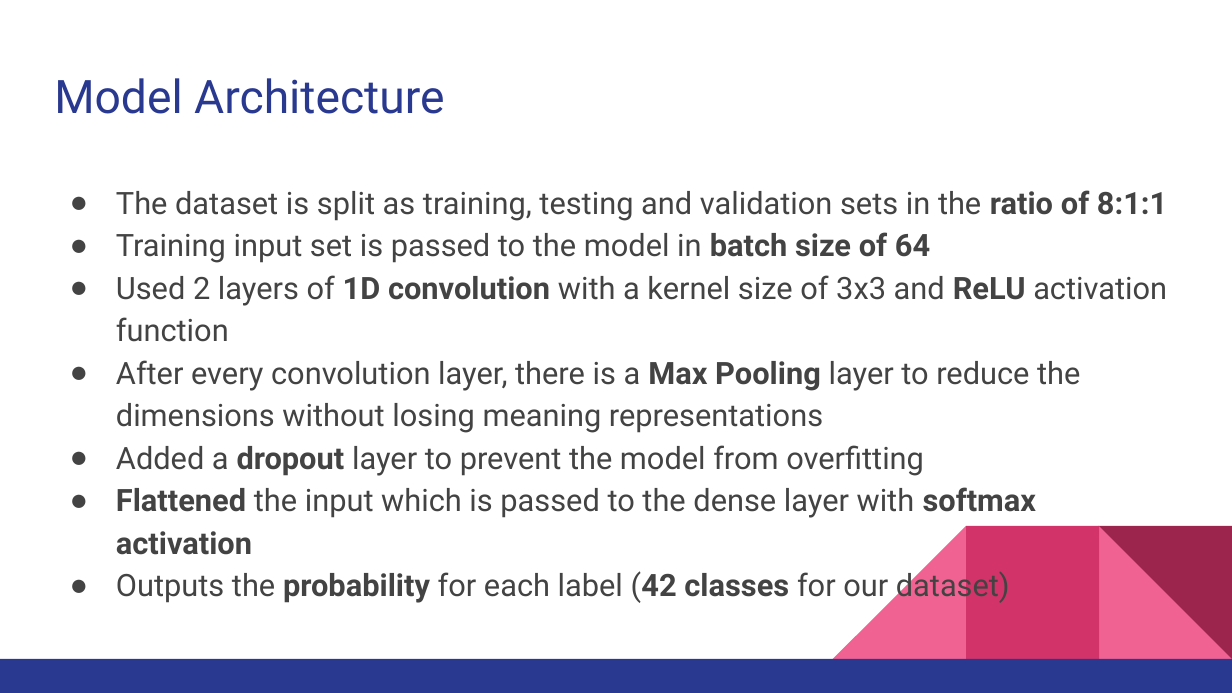
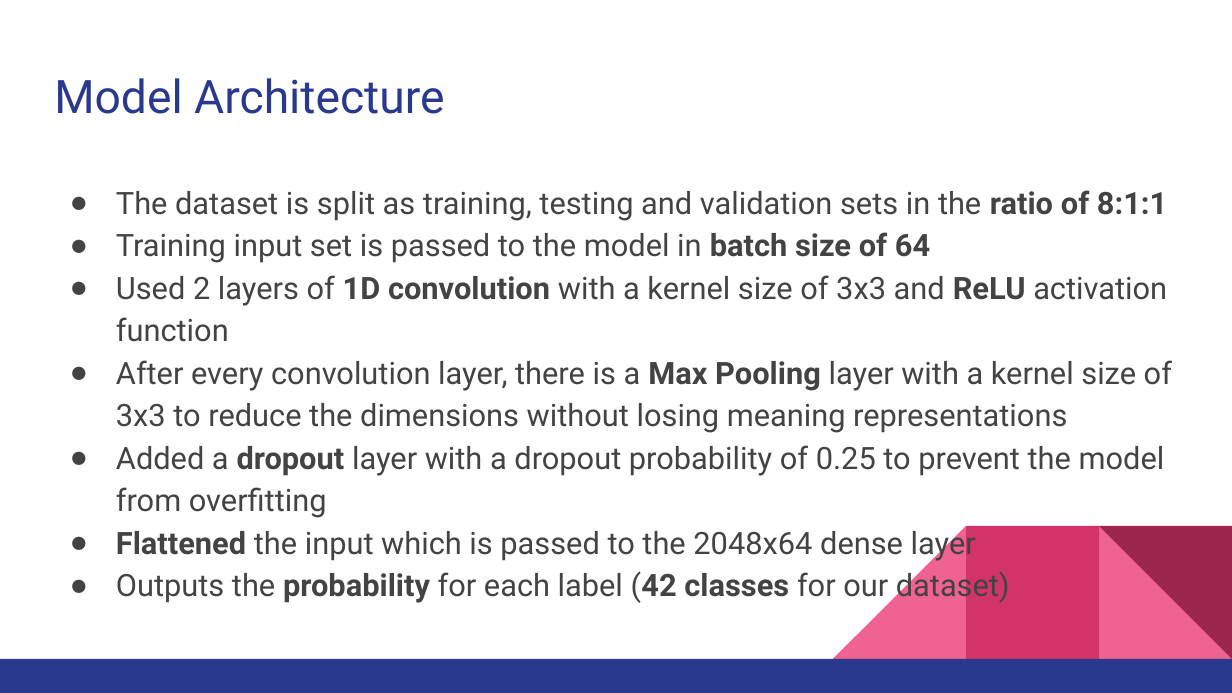
Before and after one commit to advil64/whats-the-tea, a slide deck: slide 13 of deep_learning_clustering/deliverables/What's the Tea Topic Classification of News Articles.pptx. Drawn at 1232x693 pixels with LibreOffice and Linux fonts; fonts in the diff are those of the drawing. Boxes give left, top, right and bottom in pixels: in the first picture for what was removed or moved away, otherwise in the second. Text is boxed around its words. In the diff, an @@ line names an element or a change of style, - is before the commit and + after.

```diff
--- a/deep_learning_clustering/deliverables/What's the Tea Topic Classification of News Articles.pptx
+++ b/deep_learning_clustering/deliverables/What's the Tea Topic Classification of News Articles.pptx
@@ text at bbox=[116, 360, 1172, 562]: text changed @@
-● After every convolution layer, there is a Max Pooling layer to reduce the dimensions without losing meaning representations
-● Added a dropout layer to prevent the model from overfitting
-● Flattened the input which is passed to the dense layer with softmax activation
+● After every convolution layer, there is a Max Pooling layer with a kernel size of 3x3 to reduce the dimensions without losing meaning representations
+● Added a dropout layer with a dropout probability of 0.25 to prevent the model from overfitting
+● Flattened the input which is passed to the 2048x64 dense layer
```
Also in this commit, not shown: 7 other slides changed, 3 other files.
